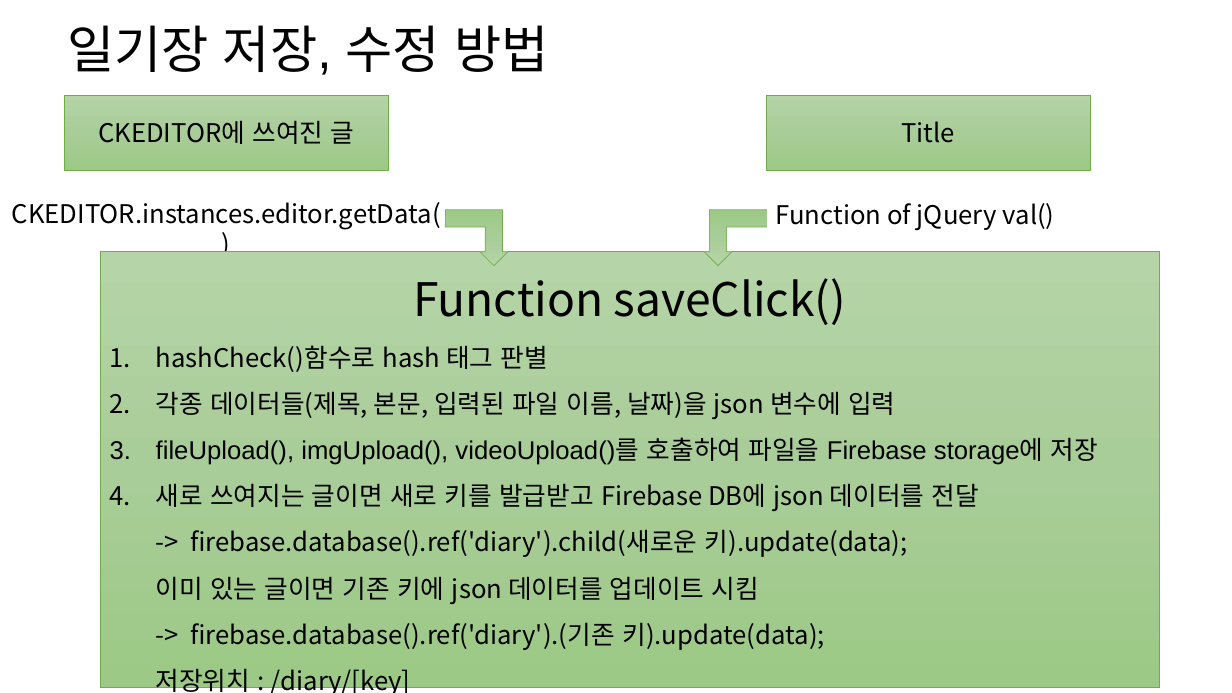
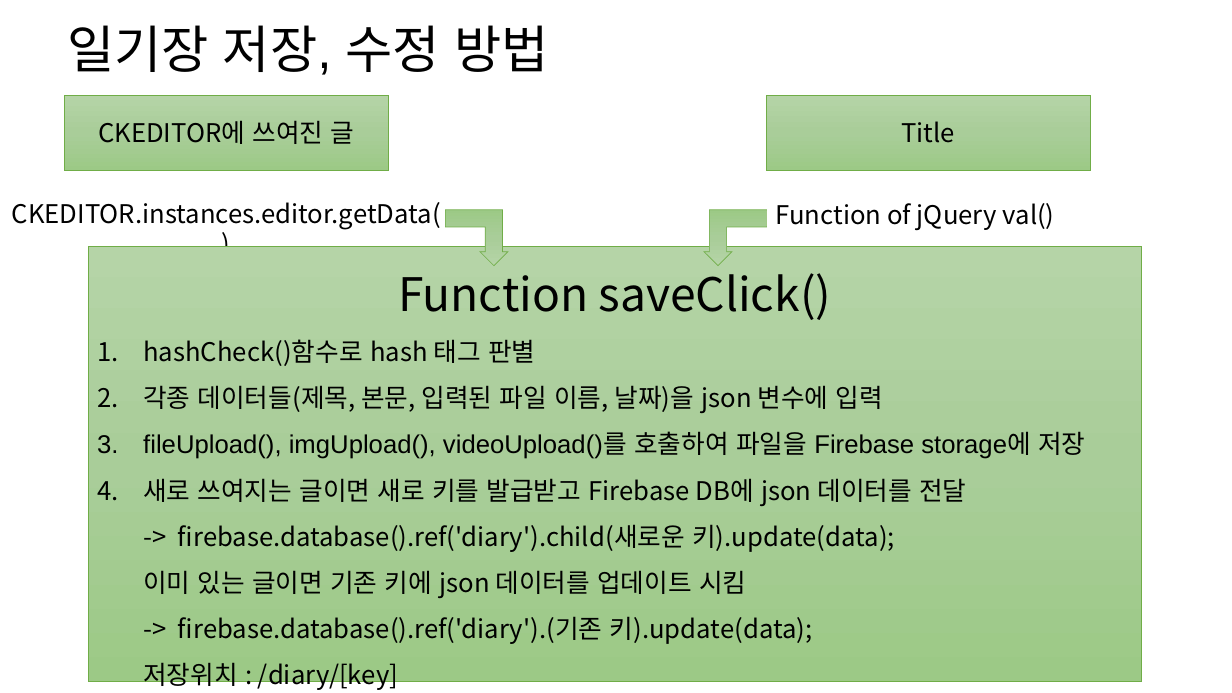
Before and after one commit to naem1023/PROJECT_webProgramming, a slide deck: slide 15 of project_doc_201611263_박성호.pptx. Drawn at 1232x693 pixels with LibreOffice and Linux fonts; fonts in the diff are those of the drawing. Boxes give left, top, right and bottom in pixels: in the first picture for what was removed or moved away, otherwise in the second. Text is boxed around its words. In the diff, an @@ line names an element or a change of style, - is before the commit and + after.

```diff
--- a/project_doc_201611263_박성호.pptx
+++ b/project_doc_201611263_박성호.pptx
@@ rectangle "Function saveClick()": place and size @@
-rectangle "Function saveClick()" at (101, 251, 1160, 687)
+rectangle "Function saveClick()" at (88, 246, 1141, 681)
```
Also in this commit, not shown: 1 other slide changed.
